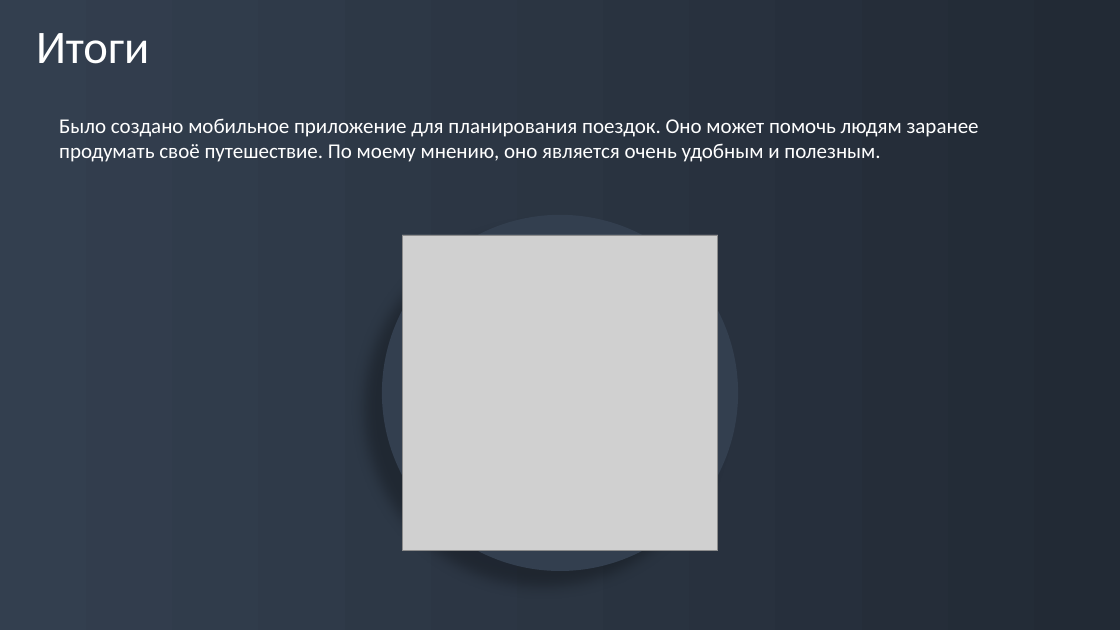
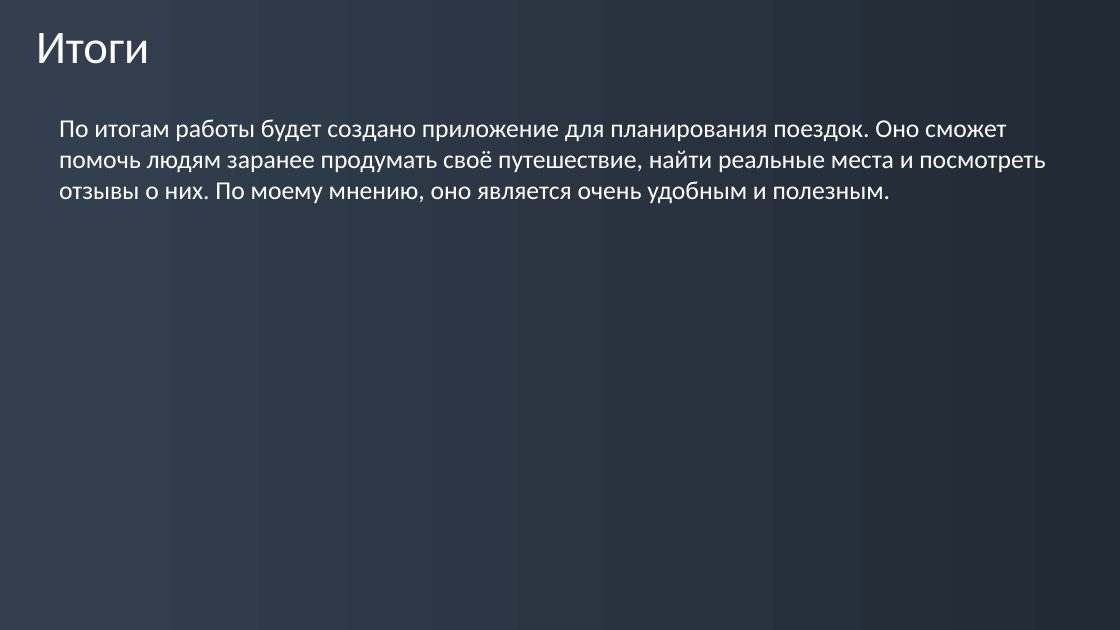
Before and after one commit to Vadimych1/Travel-Manager, a slide deck: slide 12 of Info/School Project/Presentation.pptx (slide 10 before the commit). Drawn at 1120x630 pixels with LibreOffice and Linux fonts; fonts in the diff are those of the drawing; grey boxes stand for pictures. Boxes give left, top, right and bottom in pixels: in the first picture for what was removed or moved away, otherwise in the second. Text is boxed around its words. In the diff, an @@ line names an element or a change of style, - is before the commit and + after.

```diff
--- a/Info/School Project/Presentation.pptx
+++ b/Info/School Project/Presentation.pptx
@@ text at (59, 119, 1045, 204): text changed; size 18 to 22 pt @@
-Было создано мобильное приложение для планирования поездок. Оно может помочь людям заранее продумать своё путешествие. По моему мнению, оно является очень удобным и полезным.
+По итогам работы будет создано приложение для планирования поездок. Оно сможет помочь людям заранее продумать своё путешествие, найти реальные места и посмотреть отзывы о них. По моему мнению, оно является очень удобным и полезным.
@@ ellipse removed at (382, 215, 739, 571) @@
@@ picture removed at (402, 235, 718, 551) @@
```
Also in this commit, not shown: 4 other slides changed, 5 slides added, 3 slides removed, 18 other files.
